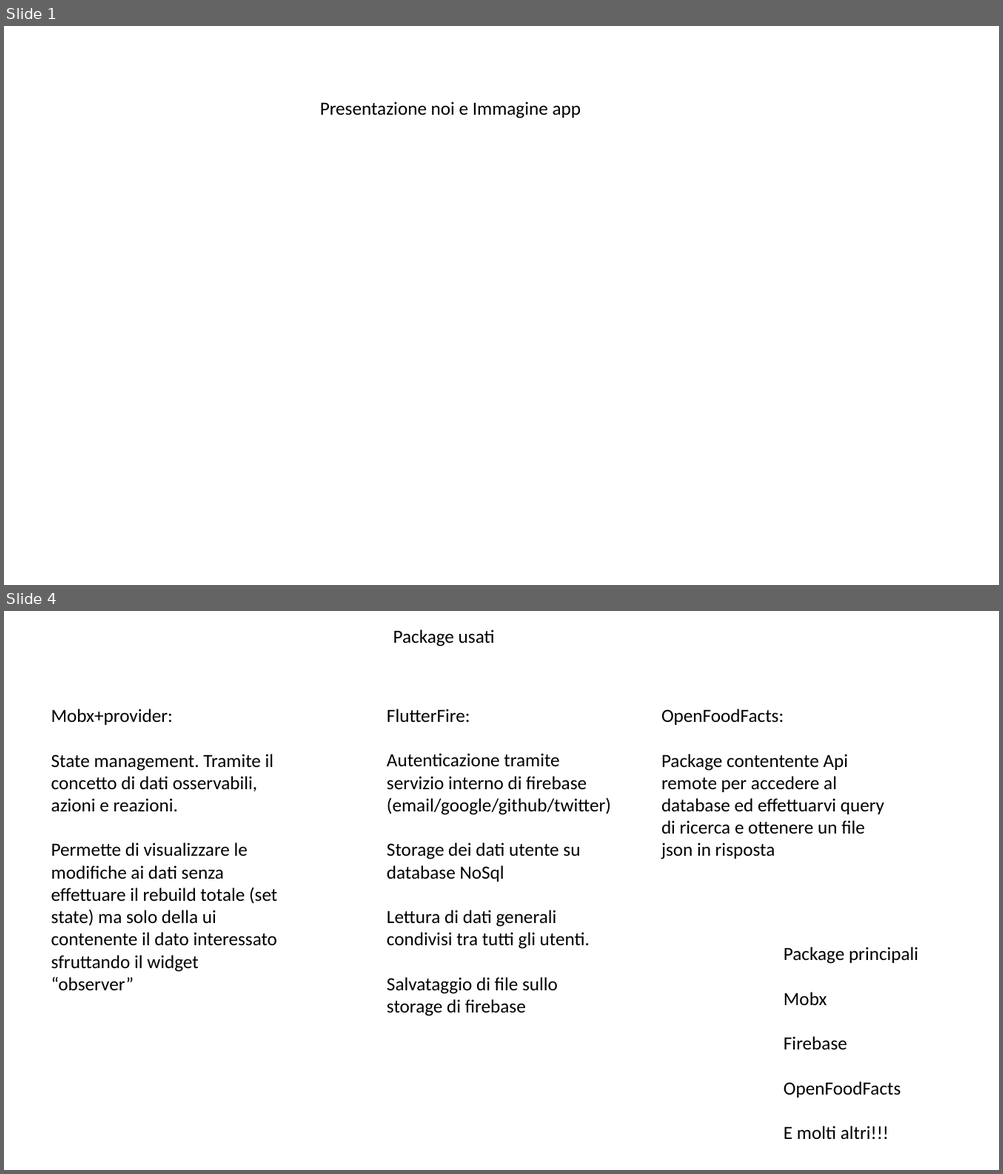
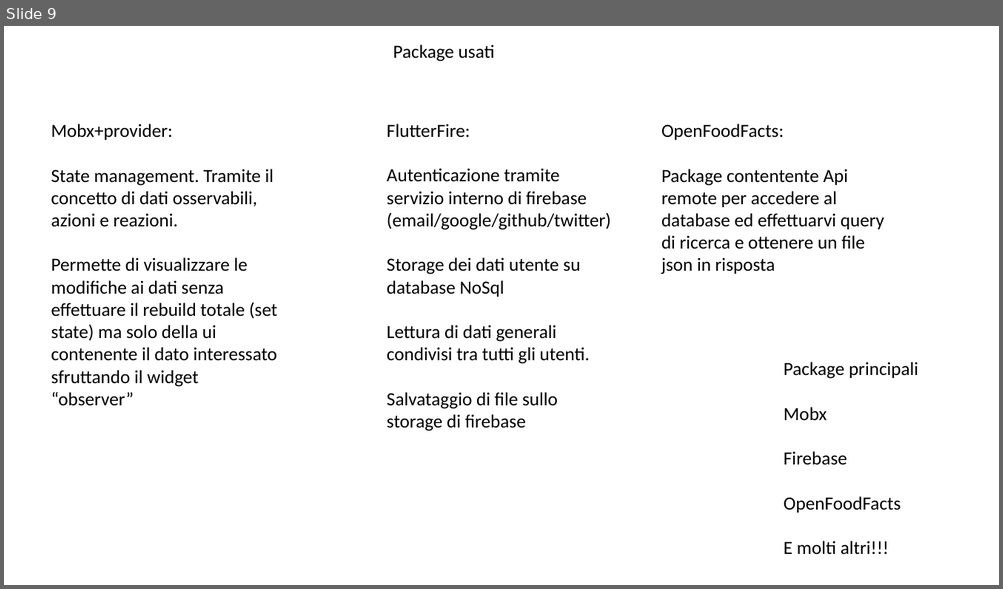
Before and after one commit to Ciuse/Bealthy_app, a slide deck: Presentazione/Presentazione Bealthy.pptx. Shown one above the other, each under a label of ours: slides 1 and 4 before the commit, slide 9 after it; the slides between them are not shown. The pictures are 1003x1174 and 1003x589 pixels, drawn with LibreOffice and Linux fonts; fonts in the diff are those of the drawing. Boxes give left, top, right and bottom in pixels: in the first picture for what was removed or moved away, otherwise in the second. Text is boxed around its words. In the diff, an @@ line names an element or a change of style, - is before the commit and + after.

```diff
--- a/Presentazione/Presentazione Bealthy.pptx
+++ b/Presentazione/Presentazione Bealthy.pptx
@@ slide 1 removed at bbox=[4, 26, 999, 585], background #FFFFFF @@
@@ text removed at bbox=[320, 101, 581, 118] @@
-Presentazione noi e Immagine app
@@ what was slide 4 is now slide 9 @@
```
Also in this commit, not shown: 2 slides changed, 5 slides added.
